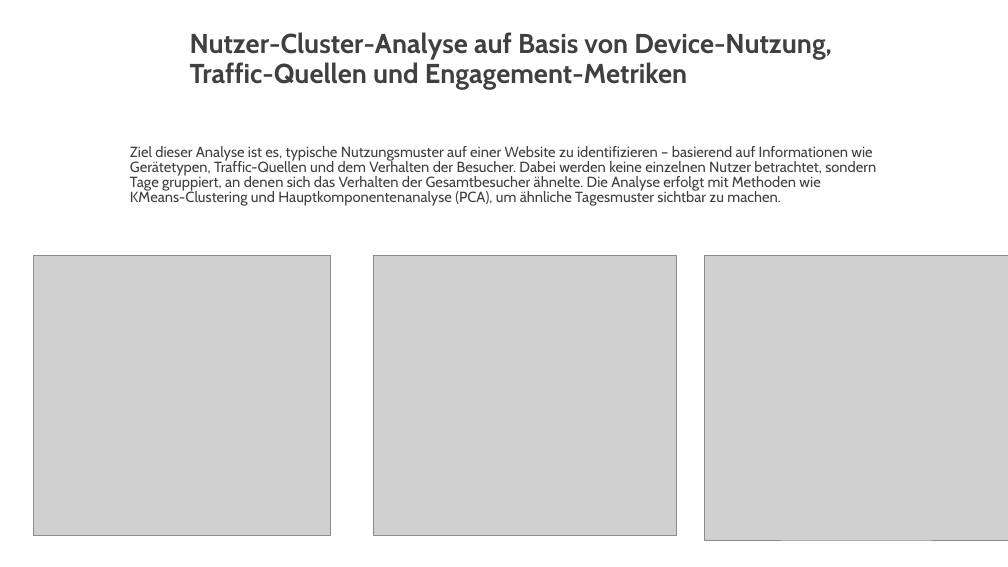
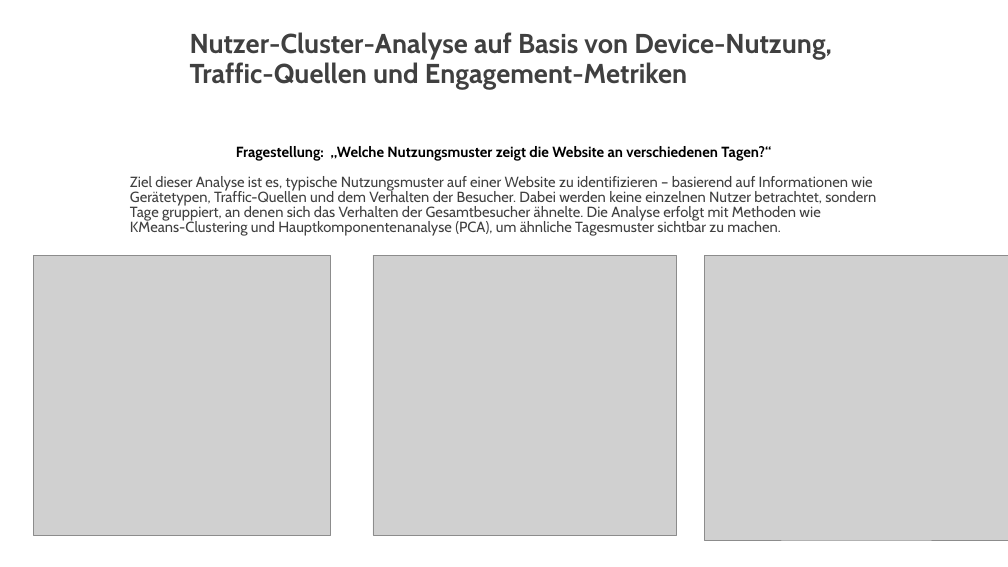
Before and after one commit to AmerorasWorks/Redezeit-Analyse, a slide deck: slide 9 of Präsentation der Analysen.pptx. Drawn at 1008x567 pixels with LibreOffice and Linux fonts; fonts in the diff are those of the drawing; grey boxes stand for pictures. Boxes give left, top, right and bottom in pixels: in the first picture for what was removed or moved away, otherwise in the second. Text is boxed around its words. In the diff, an @@ line names an element or a change of style, - is before the commit and + after.

Commit message:
Analyyse sowie Präsentation erweitert
Es kamen noch analysen dazu die untersuchen wieviele Cluster an welchen wochen und ferientagen aufgetreten sind.

```diff
--- a/Präsentation der Analysen.pptx
+++ b/Präsentation der Analysen.pptx
@@ text at box(236, 146, 771, 161): paragraph added @@
+Fragestellung: „Welche Nutzungsmuster zeigt die Website an verschiedenen Tagen?“
```
Also in this commit, not shown: 2 slides added, 1 other file.
